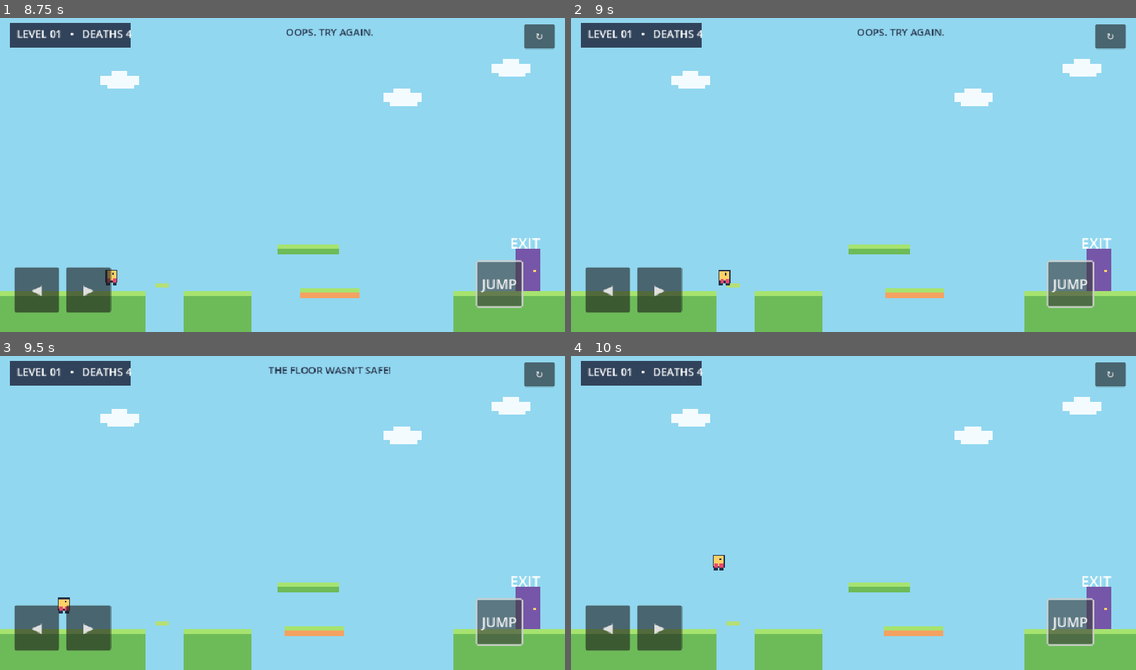
Above: before the commit, frames 1-4 (two rows, left to right).
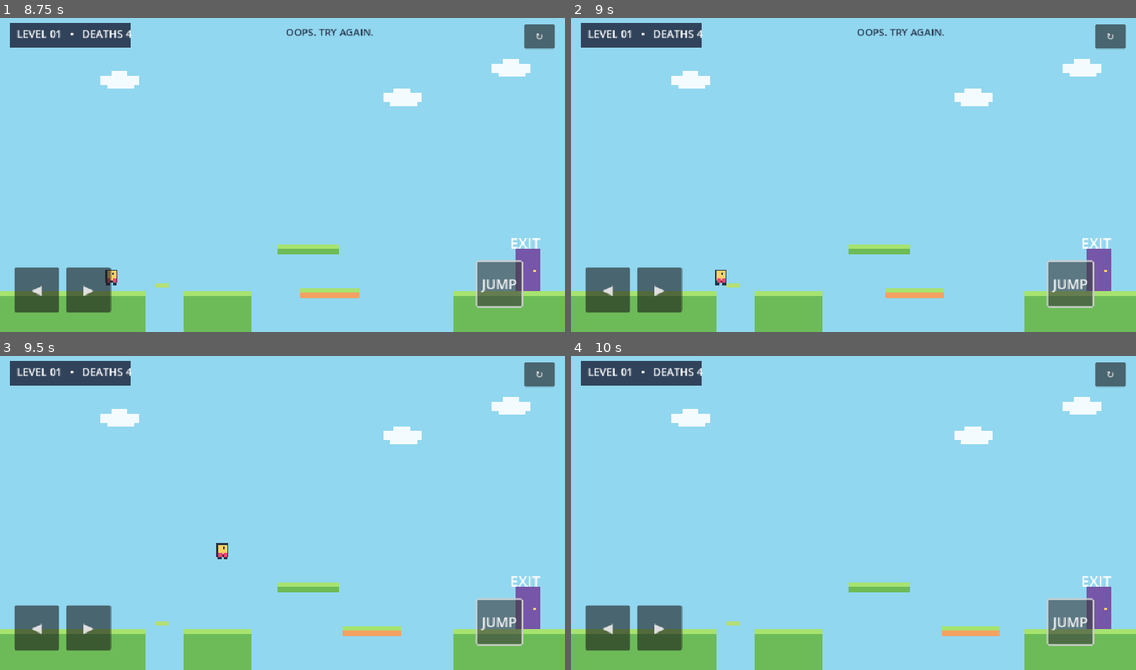
Above: after the commit, the same moments.

Repository: ishak6/PixelQuest-2D
Game: Godot game, scene res://scenes/main.tscn
Two runs of this game, one before a commit and one after it. Both use one fixed random seed, a clock stepped at 60 frames per second and the inputs below.
Inputs:
- Up to frame 1 (8.75 s): click "↻" at 0.5 s; click "◀" at 1.25 s; click "▶" at 2 s; click "JUMP" at 2.75 s; hold D (move_right) 3.53-5.03 s; tap Space (jump) at 3.77, 4.52, 6.02, 6.77, 7.52 s; hold A (move_left) 5.03-7.28 s; hold D (move_right) from 7.28 s (still down)
- Up to frame 2 (9 s): keep holding D (move_right)
- Up to frame 3 (9.5 s): keep holding D (move_right); tap Space (jump) at 9.02 s
- Up to frame 4 (10 s): keep holding D (move_right); tap Space (jump) at 9.77 s

Frame 1 is identical in both runs. In frame 2, 0.1% of the frame differs, in the area x 25-29%, y 80-86%; in frame 3, 1.1%, in the area x 10-71%, y 3-90%; in frame 4, 0.7%.

Commit message:
Fix missing collision on collapsing floor trap

Diff:
--- a/scripts/main.gd
+++ b/scripts/main.gd
@@ -10,6 +10,7 @@
 var collapsed := false
 var collapse_timer := 0.0
 var moving_platform: StaticBody2D
+var crumble_platform: StaticBody2D
 var moving_direction := 1.0
 var moving_start_x := 520.0
 var moving_end_x := 690.0
@@ -88,6 +89,15 @@
     _platform(Vector2(770, FLOOR_Y), Vector2(190, 70), Color("#6dbb58"))
 
     # A suspiciously safe-looking floor tile collapses after contact.
+    crumble_platform = StaticBody2D.new()
+    crumble_platform.position = Vector2(275, FLOOR_Y - 6)
+    var crumble_shape := CollisionShape2D.new()
+    var crumble_rect := RectangleShape2D.new()
+    crumble_rect.size = Vector2(24, 12)
+    crumble_shape.shape = crumble_rect
+    crumble_platform.add_child(crumble_shape)
+    add_child(crumble_platform)
+
     var crumble := Area2D.new()
     crumble.position = Vector2(275, FLOOR_Y - 8)
     crumble.add_to_group("crumble")
@@ -248,6 +258,9 @@
         collapsed = true
         collapse_timer = 0.35
         player.controls_enabled = false
+        if is_instance_valid(crumble_platform):
+            crumble_platform.get_child(0).set_deferred("disabled", true)
+            crumble_platform.visible = false
         _show_message("THE FLOOR WASN'T SAFE!", 1.0)
         _play_tone(170.0, 0.13)
 
@@ -274,6 +287,9 @@
     if is_instance_valid(player):
         player.queue_free()
     collapsed = false
+    if is_instance_valid(crumble_platform):
+        crumble_platform.visible = true
+        crumble_platform.get_child(0).set_deferred("disabled", false)
     moving_direction = 1.0
     if is_instance_valid(moving_platform):
         moving_platform.position.x = moving_start_x
